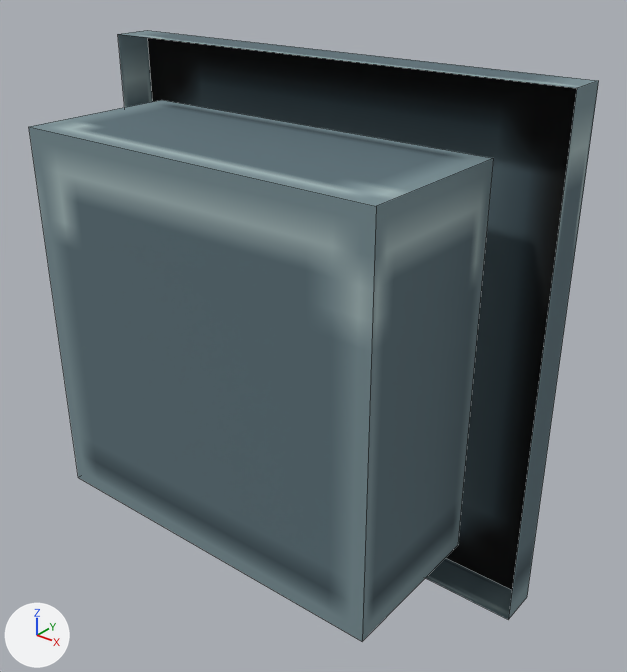
Before and after pictures for a commit that changed the OBJ model src/main/resources/assets/create_nuclear_industry/models/block/turbine/mesh/turbine_controller_unformed.obj.
Rendered twice from a camera (50 mm lens) standing at (1.501, -1.307, 1.223) and looking at (0.57, -0.143, 0.501). The axes (+X, +Y, +Z) are drawn at lower left. The lights are the same throughout. The older version comes first. Mesh edges are drawn as thin lines. Where no turn or scale is listed for an object, it has been applied to the vertices. Vertices at exactly the same position are counted once.

Names of what the first picture shows: 'turbine_controller_unformed'.
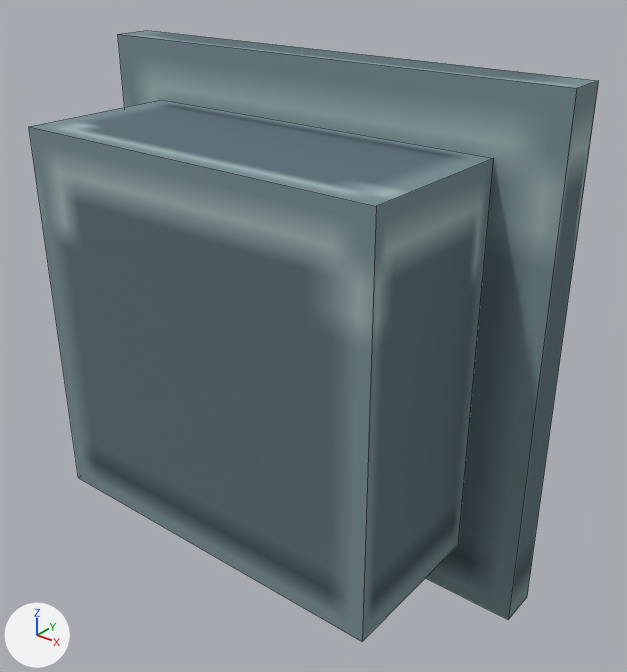
Where the change shows, as pixel boxes [x1, y1, x2, y2] in the pictures (627 x 672 px):
'turbine_controller_unformed', reshaped: [29, 30, 599, 641] in both
part 1 of me_turbine_controller_unformed, added: after [118, 34, 577, 619]

What the commit changed:
Picture 'turbine_controller_surface' (img_turbine_controller_surface) is new.
Material 'controller' (mat_controller) changes its picture from img_turbine_controller to img_turbine_controller_surface.
me_turbine_controller_unformed is used by ob_turbine_controller_unformed; location (0.0, 0.0, 0.0).
Verts and faces of me_turbine_controller_unformed; kept vertices keep their numbers, new ones are numbered from 16.
Before the commit, vertices of me_turbine_controller_unformed: 1 (0.0, -0.08, 0.0), 2 (0.0, -0.08, 1.0) at pixel (117, 34), 6 (1.0, -0.08, 1.0) at pixel (576, 88), 7 (1.0, -0.08, 0.0) at pixel (508, 619).
me_turbine_controller_unformed had 16 vertices, 10 faces and spanned x 0.0..1.0, y -0.4..0.0, z 0.0..1.0.
me_turbine_controller_unformed now has 16 vertices, 11 faces and spans x 0.0..1.0, y -0.4..0.0, z 0.0..1.0.
Part 1, on me_turbine_controller_unformed:
New faces: (1, 7, 6, 2) (mat_endcap (picture img_turbine_casing_panel)).
